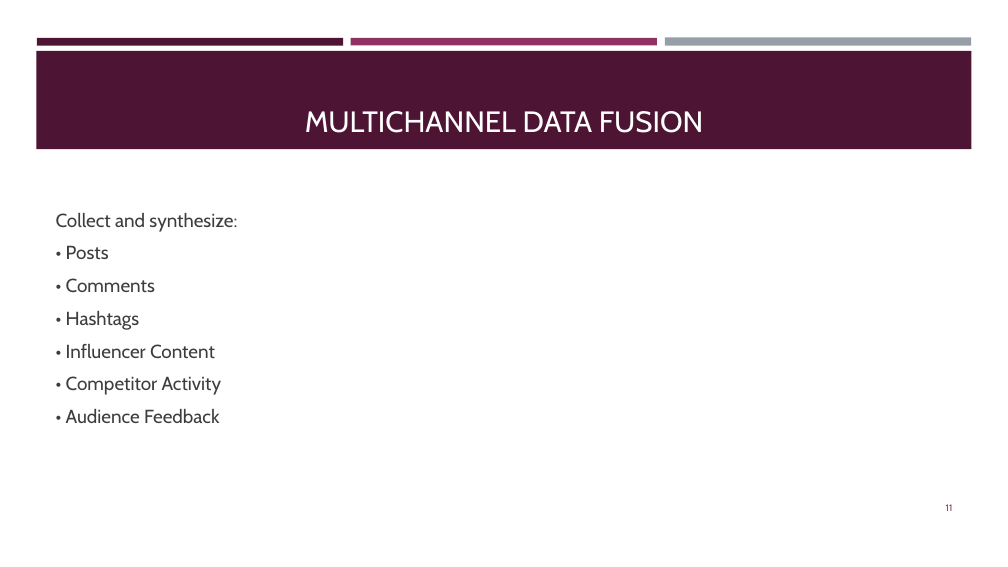
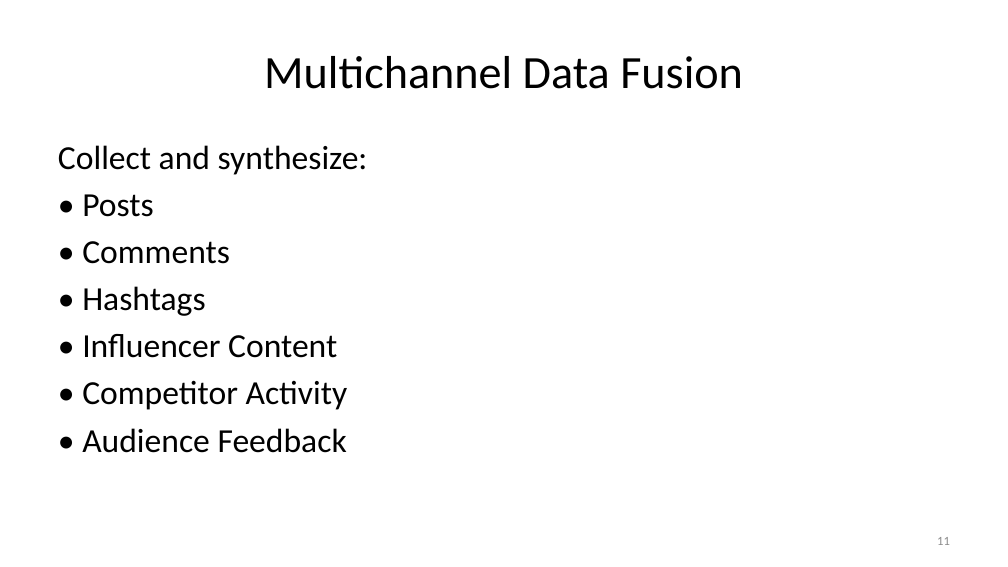
Before and after one commit to keyurbrahmbhatt-eng/social-media-agent-repo, a slide deck: slide 11 of KNB_Social_Media_Agent_Formatted_Presentation.pptx. Drawn at 1008x567 pixels with LibreOffice and Linux fonts; fonts in the diff are those of the drawing. Boxes give left, top, right and bottom in pixels: in the first picture for what was removed or moved away, otherwise in the second. Text is boxed around its words. In the diff, an @@ line names an element or a change of style, - is before the commit and + after.

```diff
--- a/KNB_Social_Media_Agent_Formatted_Presentation.pptx
+++ b/KNB_Social_Media_Agent_Formatted_Presentation.pptx
@@ title "Multichannel Data Fusion" at (264,56,743,89): vertical alignment bottom to middle @@
@@ rectangle removed at (36,51,972,149) @@
@@ rectangle removed at (37,38,343,45) @@
@@ title at (264,56,743,89): text changed; size 28 to 44 pt; font Cabin to Calibri; text colour #FFFFFF to #000000 @@
-MULTICHANNEL DATA FUSION
+Multichannel Data Fusion
@@ rectangle removed at (351,38,657,45) @@
@@ rectangle removed at (665,38,971,46) @@
@@ text "Collect and synthesize:": place and size @@
-text "Collect and synthesize:" at (56,213,237,423)
+text "Collect and synthesize:" at (58,145,368,453)
@@ text "Collect and synthesize:" at (58,145,368,453): size 18 to 32 pt, font Cabin to Calibri, text colour #3D3D3D to #000000; less space between paragraphs; vertical alignment middle to top @@
@@ page number: place and size @@
-page number at (946,504,953,511)
+page number at (937,537,950,545)
@@ page number at (937,537,950,545): size 9 to 12 pt, font Cabin to Calibri, text colour #903163 to #8C8C8C @@
```
Also in this commit, not shown: 13 other slides changed.
